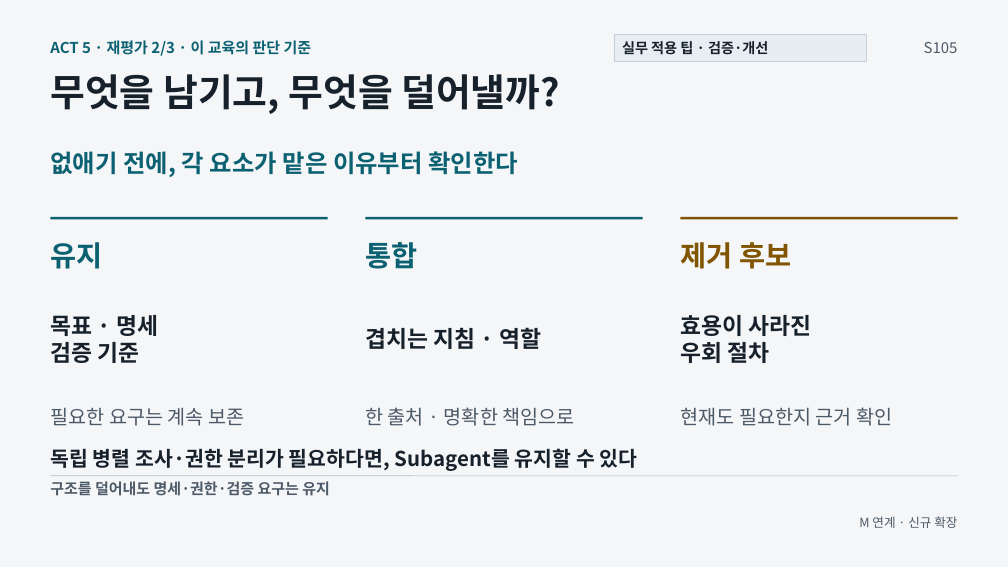
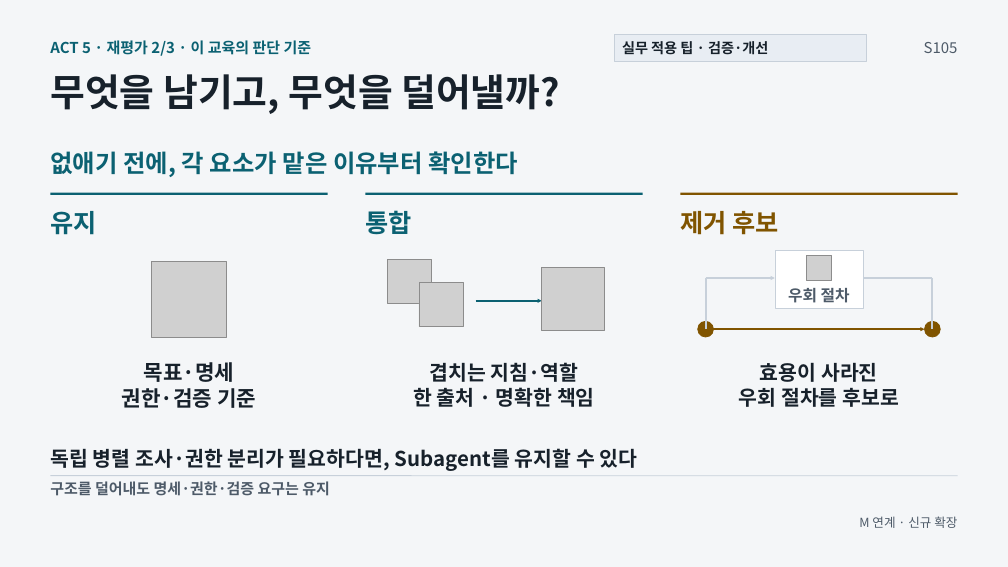
Before and after one commit to GideokKim/ai-dev-training, a slide deck: slide 8 of production/ACT_5.pptx. Drawn at 1008x567 pixels with LibreOffice and Linux fonts; fonts in the diff are those of the drawing; grey boxes stand for pictures. Boxes give left, top, right and bottom in pixels: in the first picture for what was removed or moved away, otherwise in the second. Text is boxed around its words. In the diff, an @@ line names an element or a change of style, - is before the commit and + after.

```diff
--- a/production/ACT_5.pptx
+++ b/production/ACT_5.pptx
@@ 3 texts: place and size @@
-3 texts at bbox=[50, 242, 791, 269]
+3 texts at bbox=[50, 210, 778, 235]
@@ size 27 to 24 pt in 3 elements at bbox=[50, 211, 96, 235], bbox=[365, 210, 411, 235], bbox=[680, 211, 778, 235] @@
@@ 3 lines: place and size @@
-3 lines at bbox=[51, 219, 958, 219]
+3 lines at bbox=[51, 194, 958, 194]
@@ picture added at bbox=[151, 262, 227, 337] @@
@@ picture added at bbox=[387, 259, 431, 303] @@
@@ picture added at bbox=[542, 268, 605, 330] @@
@@ rectangle added at bbox=[775, 250, 864, 309], fill #FFFFFF, outline #C7D0DA 0.75 pt @@
@@ picture added at bbox=[807, 256, 832, 281] @@
@@ picture added at bbox=[419, 283, 463, 327] @@
@@ line added from (706, 278) to (706, 329), #C7D0DA 1.88 pt @@
@@ arrow added from (706, 278) to (775, 278), #C7D0DA 1.88 pt @@
@@ text added at bbox=[788, 288, 850, 303], 15 pt, text #4D5A68, bold @@
+우회 절차
@@ line added from (864, 278) to (932, 278), #C7D0DA 1.88 pt @@
@@ line added from (932, 278) to (932, 329), #C7D0DA 1.88 pt @@
@@ text removed at bbox=[365, 327, 541, 349] @@
-겹치는 지침 · 역할
@@ arrow added from (476, 301) to (542, 301), #0B6172 1.88 pt @@
@@ ellipse added at bbox=[698, 321, 714, 337], fill #805400, outline #805400 0.75 pt @@
@@ arrow added from (714, 329) to (925, 329), #805400 1.88 pt @@
@@ ellipse added at bbox=[925, 321, 941, 337], fill #805400, outline #805400 0.75 pt @@
@@ text "효용이 사라진": place and size @@
-text "효용이 사라진" at bbox=[680, 315, 811, 363]
+text "효용이 사라진" at bbox=[739, 362, 899, 407]
@@ text at bbox=[121, 362, 256, 408]: text changed; size 21.8 to 20.2 pt @@
-목표 · 명세
-검증 기준
+목표·명세
+권한·검증 기준
@@ text at bbox=[413, 362, 595, 407]: text changed; size 18.8 to 19.5 pt; text colour #4D5A68 to #17212B; bold on @@
-한 출처 · 명확한 책임으로
+겹치는 지침·역할
+한 출처 · 명확한 책임
@@ text at bbox=[739, 388, 899, 407]: text changed; size 21.8 to 19.5 pt @@
-우회 절차
+우회 절차를 후보로
@@ text at bbox=[760, 362, 878, 382]: size 21.8 to 19.5 pt in "효용이 사라진"; alignment left to centre @@
@@ text removed at bbox=[50, 407, 244, 426] @@
-필요한 요구는 계속 보존
@@ text removed at bbox=[680, 407, 892, 426] @@
-현재도 필요한지 근거 확인
```
Also in this commit, not shown: 2 other slides changed, 26 other files.
